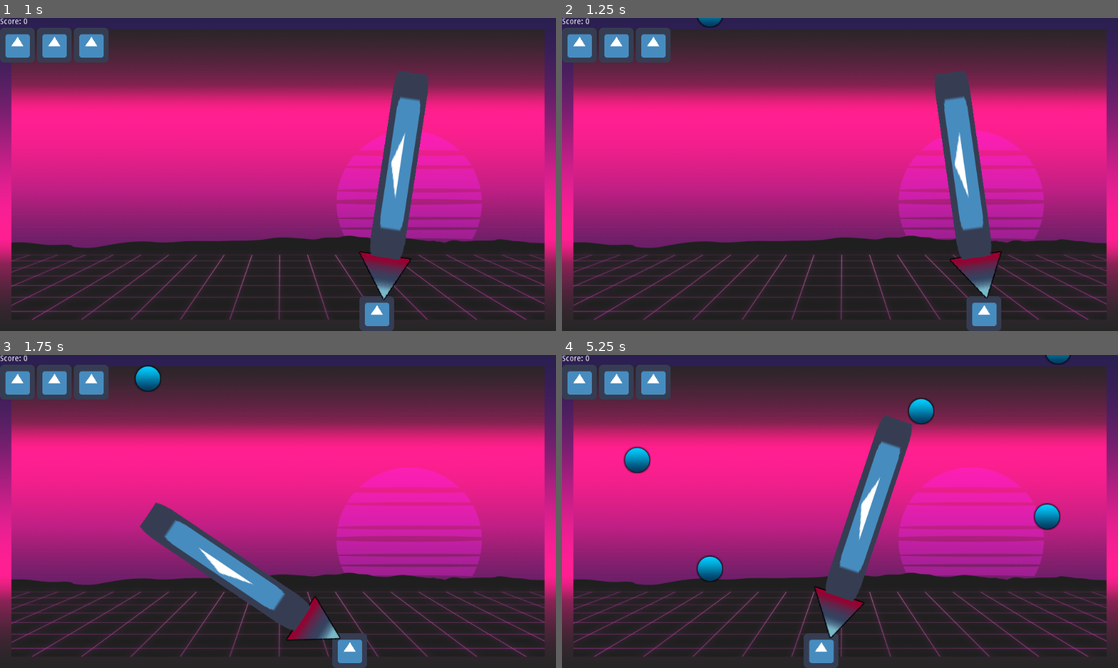
Above: before the commit, frames 1-4 (two rows, left to right).
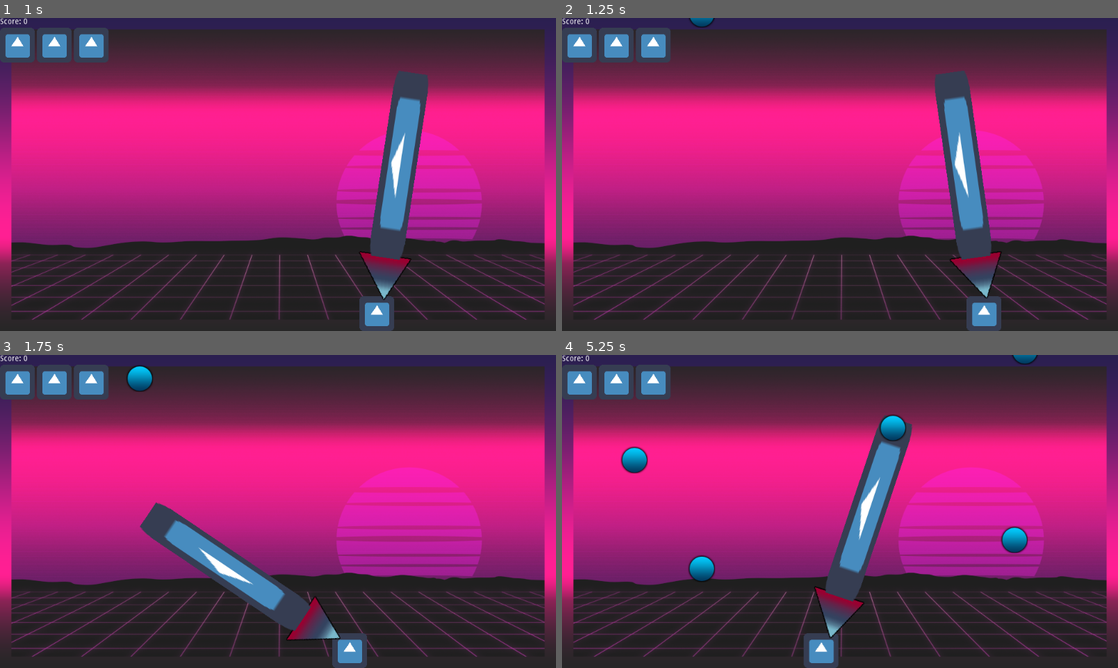
Above: after the commit, the same moments.

Repository: Koumarin/vacuum
Game: Godot game, scene res://scn/main.tscn
Same seed, same stepped clock (60 frames per second), same inputs: the game is played once before the commit and once after it. The engine's default icon, where the game draws it, is replaced by a stand-in: a white triangle on a blue panel in a dark square.
Inputs (mouse positions are in pixels of both pictures, inside the frame that each line leads up to):
- Up to frame 1 (1 s): tap Enter at 0.5 s; move the mouse to (400, 158) at 0.52 s; press the mouse at (400, 158) at 0.53 s; hold D (move-right) from 0.53 s (still down)
- Up to frame 2 (1.25 s): keep holding D (move-right)
- Up to frame 3 (1.75 s): move the mouse to (166, 527) at 1.27 s; release D (move-right) at 1.28 s; release the mouse at (166, 527) at 1.28 s; hold A (move-left) from 1.28 s (still down); click (166, 527) at 1.35 s
- Up to frame 4 (5.25 s): move the mouse to (895, 442) at 2.02 s; release A (move-left) at 2.03 s; press the mouse at (895, 442) at 2.03 s; hold D (move-right) 2.03-3.53 s; move the mouse to (812, 574) at 2.77 s; release the mouse at (812, 574) at 2.78 s; click (812, 574) at 2.85 s; move the mouse to (1006, 558) at 3.52 s; press the mouse at (1006, 558) at 3.53 s; hold A (move-left) from 3.53 s (still down); move the mouse to (673, 464) at 4.27 s; release the mouse at (673, 464) at 4.28 s; click (673, 464) at 4.35 s; move the mouse to (867, 511) at 5.02 s; press the mouse at (867, 511) at 5.03 s

Frame 1 is identical in both runs. In frame 2, 0.1% of the frame differs, in the area x 22-29%, y 0-4%; in frame 3, 0.3%; in frame 4, 2.0%, in the area x 10-92%, y 0-73%.

Commit message:
fix spawning out of bounds

Diff:
--- a/scn/main.tscn
+++ b/scn/main.tscn
@@ -103,7 +103,7 @@
 
 	size = item.get_size()
 	item.position.y = -size
-	item.position.x = rand_range(2 * size, OS.get_screen_size().x - 2 * size)
+	item.position.x = rand_range(2 * size, OS.get_screen_size().x - 4 * size)
 "
 
 [sub_resource type="GDScript" id=6]
